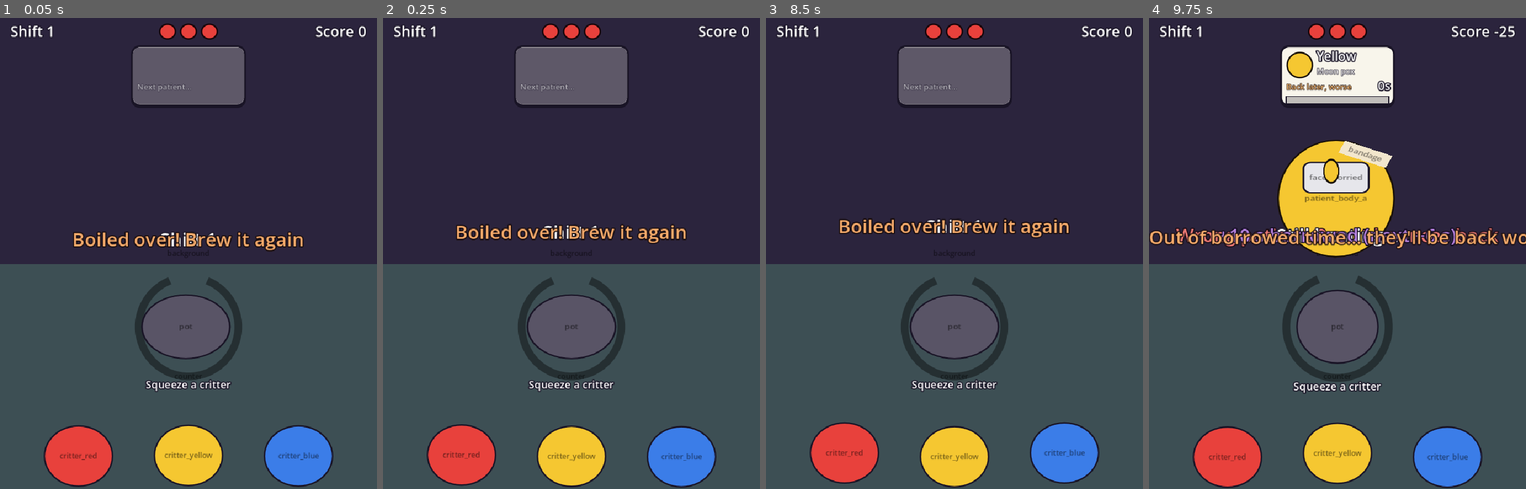
Above: before the commit, frames 1-4 (left to right).
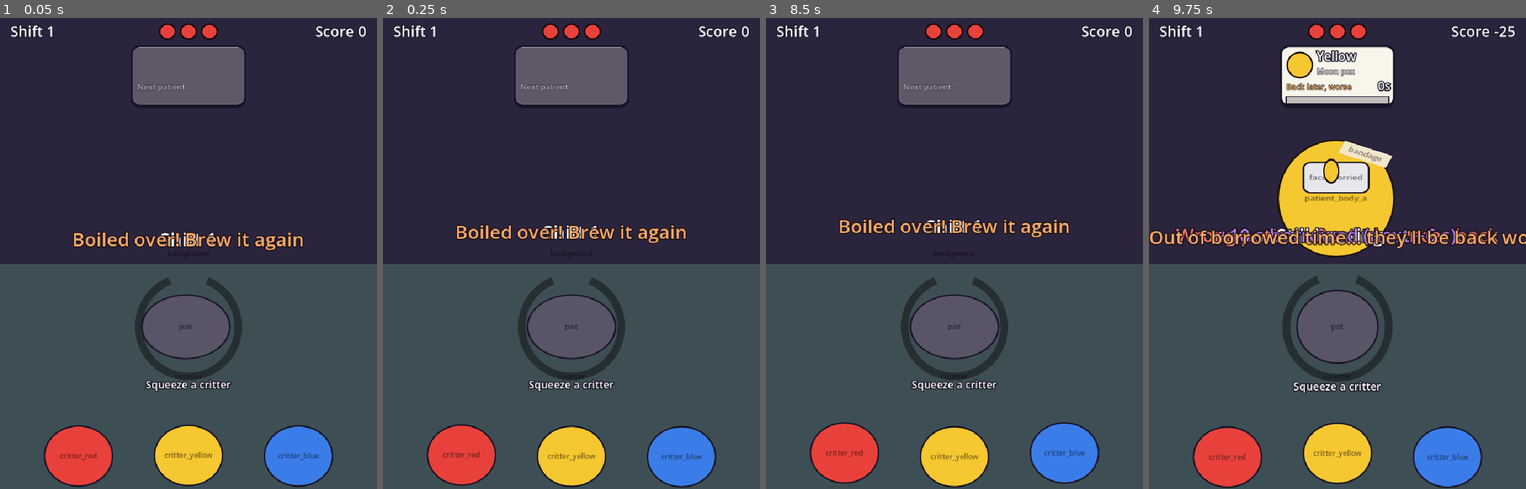
Above: after the commit, the same moments.

Repository: zuhayermasud/mts-game-jam-2026
Game: Godot game, scene res://tests/smoke_test.tscn
The game is run twice, just before and just after one commit, with the same random seed, the same clock (stepped at 60 frames per second) and the same inputs. This scene is started directly instead of the project's main scene.
Inputs (mouse positions are in pixels of both pictures, inside the frame that each line leads up to):
- Up to frame 1 (0.05 s): no input
- Up to frame 2 (0.25 s): no input
- Up to frame 3 (8.5 s): move the mouse to (1037, 229) at 0.52 s; click (1037, 229) at 0.67 s; move the mouse to (879, 277) at 1.27 s; click (879, 277) at 1.42 s; move the mouse to (992, 149) at 2.02 s; click (992, 149) at 2.17 s; move the mouse to (935, 347) at 2.77 s; click (935, 347) at 2.92 s; move the mouse to (1067, 324) at 3.52 s; click (1067, 324) at 3.67 s; move the mouse to (841, 182) at 4.27 s; click (841, 182) at 4.42 s; move the mouse to (973, 253) at 5.02 s; click (973, 253) at 5.17 s; move the mouse to (897, 135) at 5.77 s; click (897, 135) at 5.92 s; move the mouse to (1037, 229) at 6.52 s; click (1037, 229) at 6.67 s; move the mouse to (879, 277) at 7.27 s; click (879, 277) at 7.42 s; click "Retry" at 8 s
- Up to frame 4 (9.75 s): move the mouse to (1375, 149) at 8.77 s; click (1375, 149) at 8.92 s; move the mouse to (1318, 347) at 9.52 s; click (1318, 347) at 9.67 s

The runs differ from the first frame. In frame 1, less than 0.1% of the frame differs, in the area x 42-57%, y 45-49%; in frame 2, less than 0.1%; in frame 3, less than 0.1%, in the area x 42-57%, y 42-46%; in frame 4, nothing differs.

Commit message:
Twice-as-fast bouncing needle; no boil-over after 3 sweeps

Diff:
--- a/scripts/game_config.gd
+++ b/scripts/game_config.gd
@@ -8,22 +8,20 @@
 ## The needle sweeps out along the ring in sweep_time seconds, bounces off the red end and
 ## sweeps back, then bounces off the start, passing the same zones on every sweep.
 ## Pulling before weak_from (first sweep only) does nothing: it's still raw.
-@export var weak_from := 0.4
-@export var sweep_time := 3.2
+@export var weak_from := 0.2
+@export var sweep_time := 1.6
 ## The gold (perfect) band starts anywhere in this range of the sweep, rolled fresh on every pour.
 ## It's clamped so it always ends before the red section.
-@export var band_start_min := 0.8
-@export var band_start_max := 2.4
+@export var band_start_min := 0.4
+@export var band_start_max := 1.0
 ## Band width in seconds of boiling on shift 1. Secondaries get the narrower one.
-@export var band_width_primary := 0.5
-@export var band_width_secondary := 0.4
+@export var band_width_primary := 0.25
+@export var band_width_secondary := 0.2
 ## The band narrows this much every shift, down to band_width_min.
-@export var band_shrink_per_shift := 0.06
-@export var band_width_min := 0.2
+@export var band_shrink_per_shift := 0.03
+@export var band_width_min := 0.1
 ## The last red_width seconds of the sweep (the far end) are red: pulling there boils the pot over.
-@export var red_width := 0.6
-## Left alone, the pot boils over at the end of this many sweeps (out, back, out = 3).
-@export var boil_over_sweeps := 3
+@export var red_width := 0.3
 ## Pours the pot holds. One more is blocked.
 @export var max_pours := 2
 
--- a/scripts/pot.gd
+++ b/scripts/pot.gd
@@ -5,7 +5,7 @@
 ## the red end, passing the same zones every sweep. Left-click anywhere to
 ## pull the brew: in the gold band it's perfect, on grey it's weak (overcooked once the
 ## needle has passed the band), and in the red section it boils over and empties.
-## Left alone, it boils over at the end of the last sweep (pips count the sweeps left).
+## Left alone, it bounces forever.
 ## The band rolls to a random spot on every pour and narrows on later shifts.
 ## Right-click dumps the pot.
 
@@ -17,7 +17,7 @@
 const SPOON_ORBIT := Vector2(42, 10)
 const SPOON_REST := Vector2(30, -62)
 ## Seconds of needle trail drawn behind the dot.
-const TRAIL := 0.25
+const TRAIL := 0.12
 const TRAIL_DOTS := 6
 ## Gap at the top of the ring between the start and the red end.
 const RING_GAP := PI / 4
@@ -91,18 +91,10 @@
 	return Game.config.sweep_time - Game.config.red_width
 
 
-## Heat at which a pot left alone boils over: the end of the last sweep.
-func boil_over_at() -> float:
-	return Game.config.sweep_time * Game.config.boil_over_sweeps
-
-
 ## Sweeps the needle has finished.
 func sweeps_done() -> int:
 	return int(heat / Game.config.sweep_time)
 
-
-func is_last_sweep() -> bool:
-	return sweeps_done() >= Game.config.boil_over_sweeps - 1
 
 
 ## Returns false (and shakes) if the pot is full. Starts the boil again from zero.
@@ -168,9 +160,6 @@
 			queue_redraw()  # keep the glow pulsing
 		return
 	heat += delta
-	if heat >= boil_over_at():
-		_boil_over()
-		return
 	_bubble_sound -= delta
 	if _bubble_sound <= 0.0:
 		Sfx.play("bubble", 0.15)
@@ -190,8 +179,6 @@
 		_refresh()
 	if zone == "red":
 		hit.rotation = sin(_time * 70.0) * 0.09
-	elif is_last_sweep():
-		hit.rotation = sin(_time * 40.0) * 0.05
 	else:
 		hit.rotation = sin(_time * 22.0) * 0.03
 	queue_redraw()
@@ -304,11 +291,8 @@
 	draw_arc(Vector2.ZERO, ring_radius, _angle(band_start), _angle(band_end), 16, Color(perfect_color, 0.85), ring_width, true)
 	var red_alpha := (0.9 if flash else 0.6) if in_red else 0.45
 	draw_arc(Vector2.ZERO, ring_radius, _angle(red), _angle(cfg.sweep_time), 16, Color(warning_color, red_alpha), ring_width, true)
-	if is_boiling() and (in_red or is_last_sweep()):
-		var alpha := 0.6 if flash else 0.2
-		if not in_red:
-			alpha *= 0.5
-		draw_arc(Vector2.ZERO, ring_radius + ring_width, 0.0, TAU, 64, Color(warning_color, alpha), 5.0, true)
+	if in_red:
+		draw_arc(Vector2.ZERO, ring_radius + ring_width, 0.0, TAU, 64, Color(warning_color, 0.6 if flash else 0.2), 5.0, true)
 	if quality() == Potion.Quality.PERFECT:
 		var glow := 0.35 + 0.25 * sin(_time * 12.0)
 		draw_arc(Vector2.ZERO, ring_radius, 0.0, TAU, 64, Color(perfect_color, glow), ring_width * 2.2, true)
@@ -330,11 +314,6 @@
 		draw_circle(needle, ring_width * 0.75, Color(0.1, 0.08, 0.15))
 		draw_circle(needle, ring_width * 0.5, fill.lightened(0.3))
 	if is_boiling():
-		# Pips beside the ring: one goes dark per finished sweep.
-		for i in cfg.boil_over_sweeps:
-			var left := i >= sweeps_done()
-			var color := (warning_color if is_last_sweep() else Color.WHITE) if left else Color(0, 0, 0, 0.35)
-			draw_circle(Vector2(ring_radius + 22.0, -16.0 + i * 16.0), 5.0, color)
 		# Steam puffs above the pot while it's on the boil.
 		for i in 3:
 			var t := fmod(_time * 1.5 + i / 3.0, 1.0)
--- a/tests/smoke_test.gd
+++ b/tests/smoke_test.gd
@@ -39,7 +39,7 @@
 			bands_ok = bands_ok and pot.band_start >= cfg.weak_from \
 					and pot.band_end <= pot.red_at() + 0.001 \
 					and absf(pot.band_end - pot.band_start - width) < 0.001
-			starts[snappedf(pot.band_start, 0.1)] = true
+			starts[snappedf(pot.band_start, 0.05)] = true
 	_check(bands_ok, "band rolls stay in bounds and end before the red (primary and secondary)")
 	_check(starts.size() >= 8, "band lands in random spots")
 	_check(cfg.band_width(Potion.Kind.GREEN, 1) < cfg.band_width(Potion.Kind.RED, 1), "secondary band is narrower")
@@ -60,11 +60,11 @@
 	_check(pot.heat == heat and not pot.pull(), "a pulled brew stops heating and can't be pulled again")
 	pot.dump()
 	pot.pour(Potion.Kind.BLUE)
-	_boil_to(pot, pot.band_start - 0.15)
+	_boil_to(pot, (pot.band_start + cfg.weak_from) * 0.5)
 	_check(pot.quality() == Potion.Quality.WEAK and not pot.overcooked, "pull before the band = weak")
 	pot.pour(Potion.Kind.BLUE)
 	_check(pot.set_quality == -1 and pot.heat == 0.0 and pot.is_boiling(), "pouring resets the brew and boils again")
-	_boil_to(pot, pot.band_end + 0.1)
+	_boil_to(pot, cfg.sweep_time * 2.0 - (pot.band_start + cfg.weak_from) * 0.5)
 	_check(pot.quality() == Potion.Quality.WEAK and pot.overcooked, "pull after the band = weak, overcooked")
 	pot.dump()
 
@@ -94,12 +94,11 @@
 	_check(pot.is_boiling() and pot._zone == "red", "the needle reaches the red section")
 	_check(not pot.pull() and pot.is_empty(), "pulling in the red boils the pot over")
 
-	# Left alone it boils over at the end of the last sweep.
-	pot.pour(Potion.Kind.RED)
-	pot._process(pot.boil_over_at() - 0.05)
-	_check(pot.is_boiling() and pot.is_last_sweep(), "still boiling on the last sweep")
-	pot._process(0.1)
-	_check(pot.is_empty(), "after %d sweeps the pot boils over and empties" % cfg.boil_over_sweeps)
+	# Left alone it never boils over: the needle keeps bouncing.
+	pot.pour(Potion.Kind.RED)
+	pot._process(cfg.sweep_time * 20.0)
+	_check(pot.is_boiling(), "left alone, the pot keeps boiling")
+	pot.dump()
 
 	# Shift 1 opens one chair.
 	var patient := await _next_seated(main)
Not shown, changed: ASSETS.md
Not shown, changed: SPEC.md
